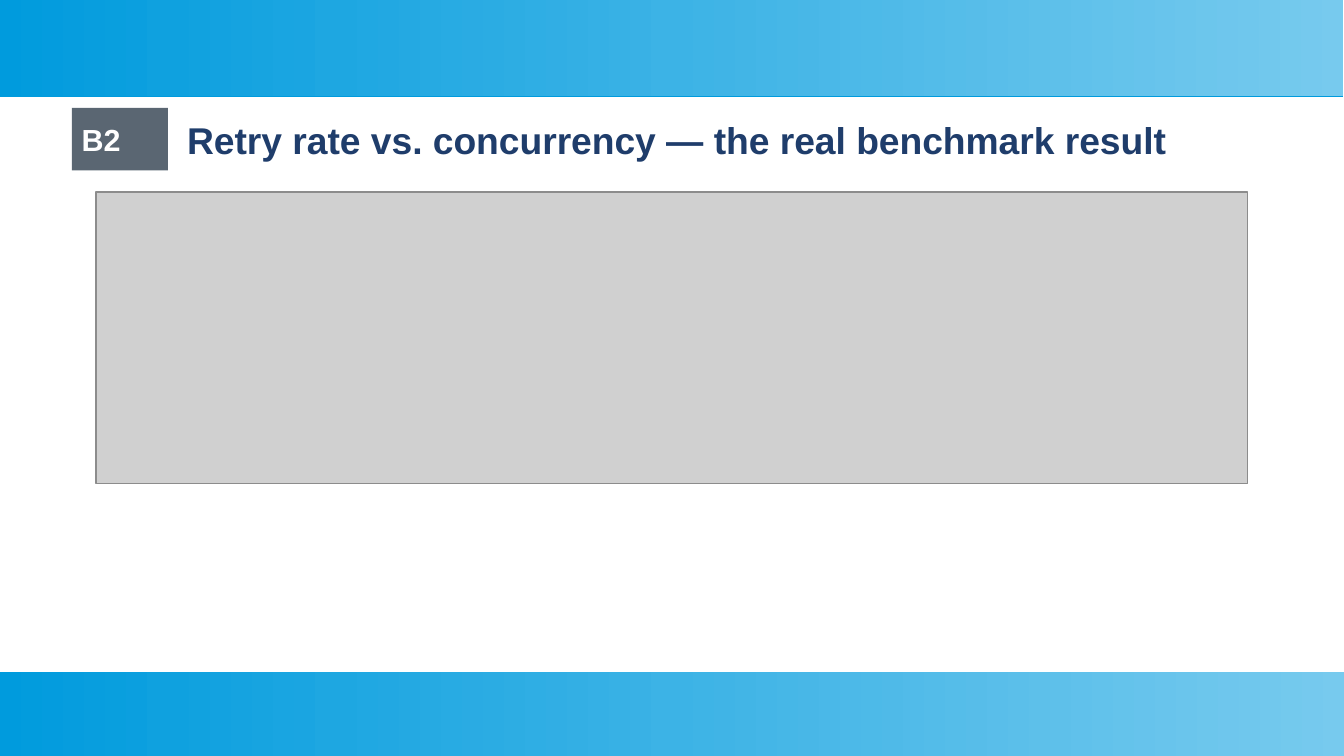
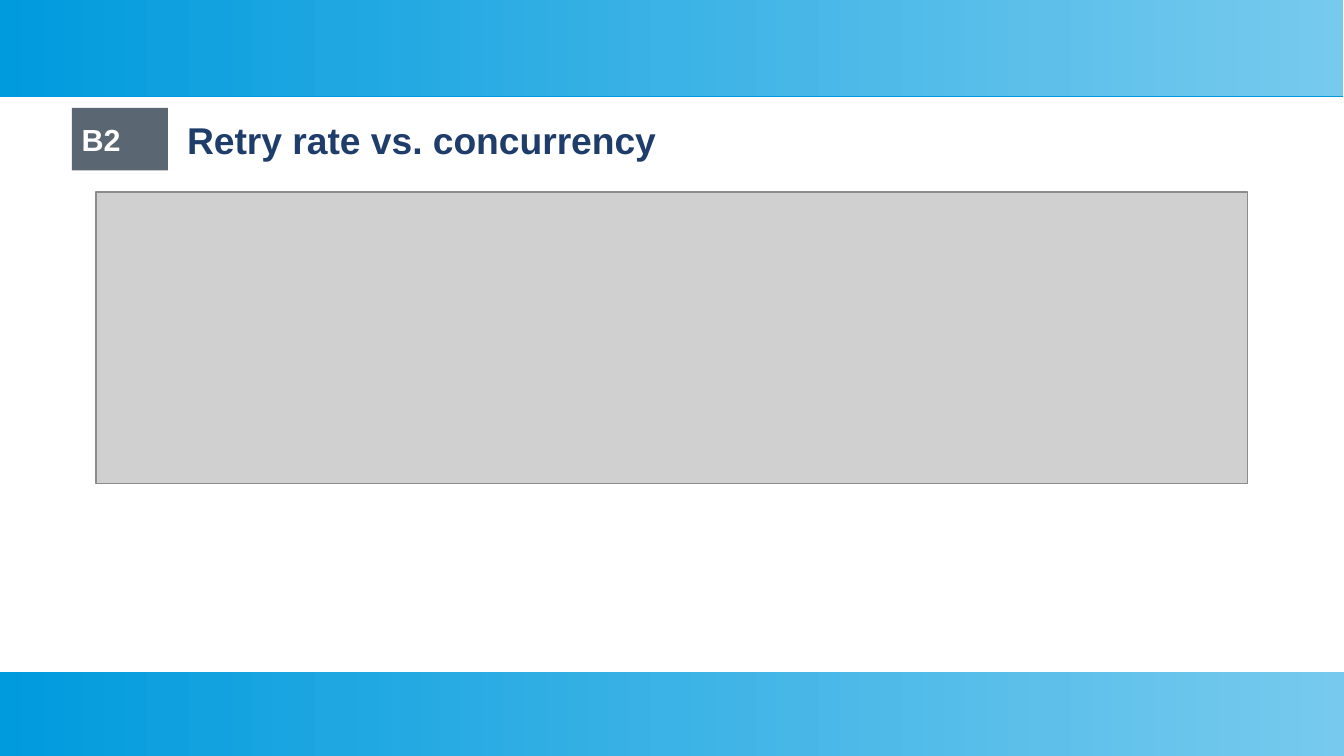
Before and after one commit to AleksaMilojkovic17252/db-seminar-3, a slide deck: slide 13 of seminar3.odp. Drawn at 1344x756 pixels with LibreOffice and Linux fonts; fonts in the diff are those of the drawing; grey boxes stand for pictures. Boxes give left, top, right and bottom in pixels: in the first picture for what was removed or moved away, otherwise in the second. Text is boxed around its words. In the diff, an @@ line names an element or a change of style, - is before the commit and + after.

```diff
--- a/seminar3.odp
+++ b/seminar3.odp
@@ text at bbox=[187, 128, 656, 161]: text changed @@
-Retry rate vs. concurrency — the real benchmark result
+Retry rate vs. concurrency
```
Also in this commit, not shown: 3 other slides changed, 1 other file.
